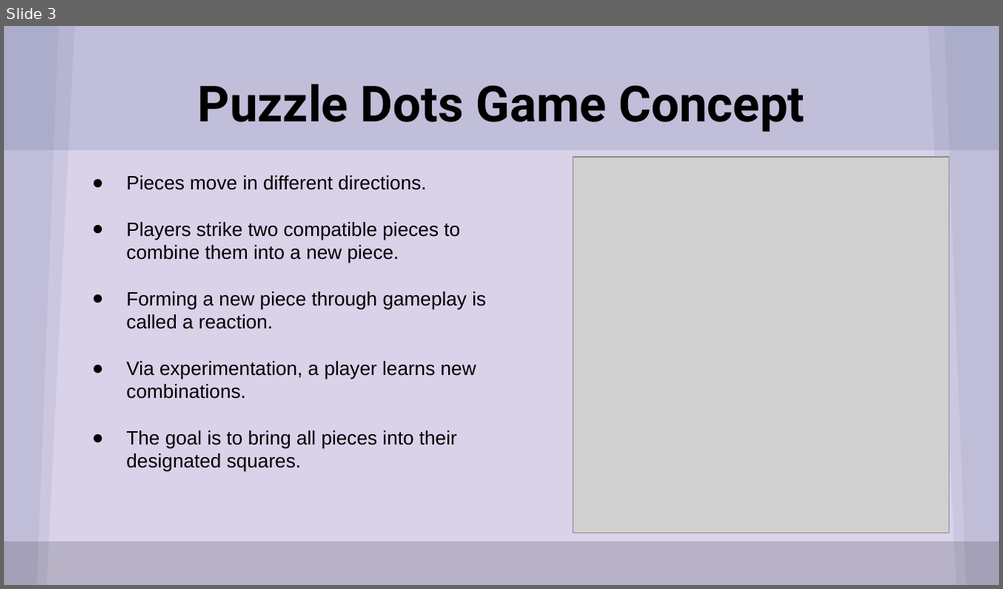
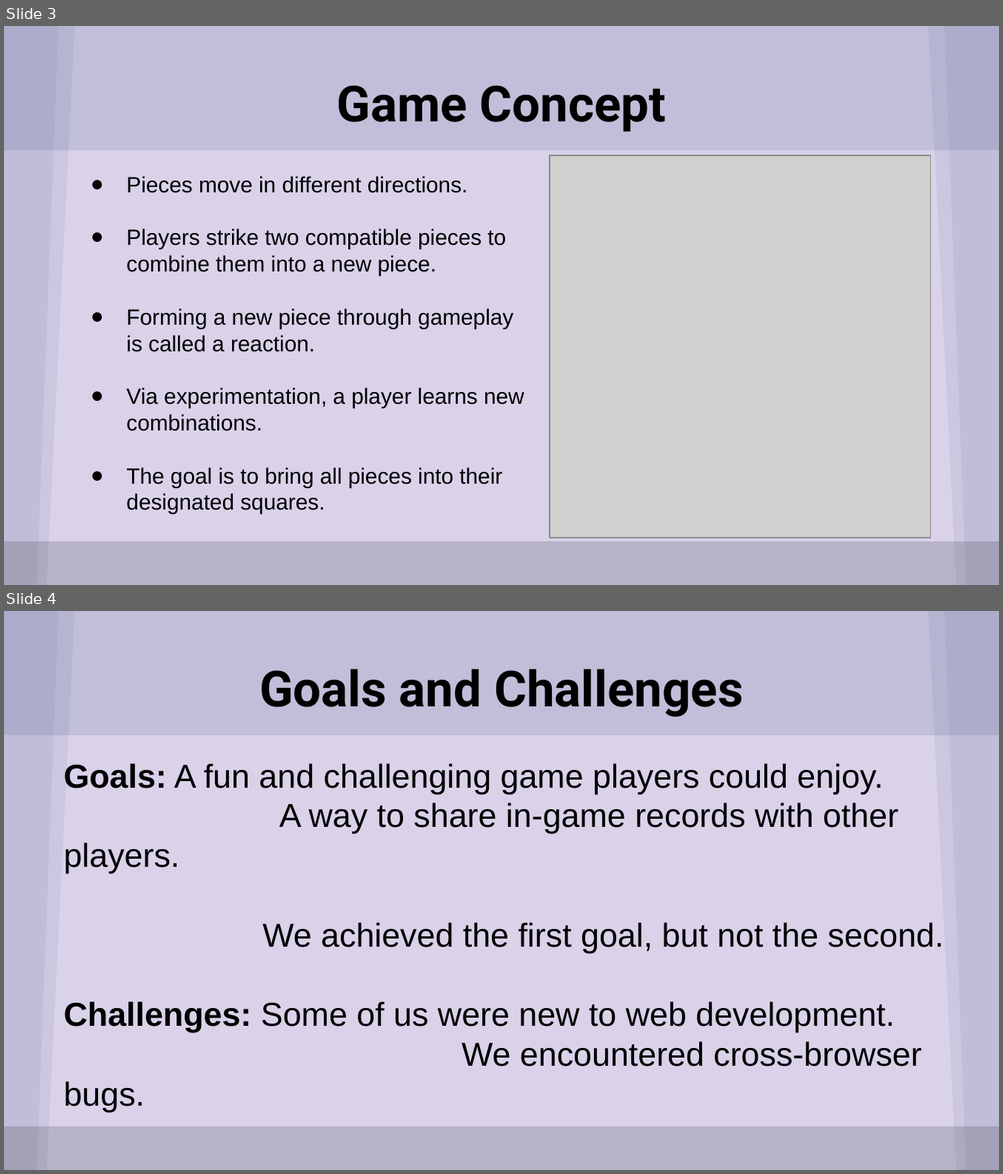
Before and after one commit to JeffreyBPetersen/Llama-Food-Puzzle-Game, a slide deck: docs/CS115 Final Presentation.pptx. Shown one above the other, each under a label of ours: slide 3 before the commit, slides 3 and 4 after it. The pictures are 1003x589 and 1003x1174 pixels, drawn with LibreOffice and Linux fonts; fonts in the diff are those of the drawing; grey boxes stand for pictures. Boxes give left, top, right and bottom in pixels: in the first picture for what was removed or moved away, otherwise in the second. Text is boxed around its words. In the diff, an @@ line names an element or a change of style, - is before the commit and + after.

```diff
--- a/docs/CS115 Final Presentation.pptx
+++ b/docs/CS115 Final Presentation.pptx
@@ slide 4 added at [4, 611, 999, 1170], background #D9D2E9; not listed: 6 template elements that a slide beside it also shows @@
@@ title added at [259, 669, 743, 717], 36 pt, text #000000, bold @@
+Goals and Challenges
@@ text added at [64, 763, 944, 1113], 24 pt, text #000000 @@
+Goals: A fun and challenging game players could enjoy.
+A way to share in-game records with other players.
+We achieved the first goal, but not the second.
+Challenges: Some of us were new to web development.
+We encountered cross-browser bugs.
@@ slide 3 changed as well @@
@@ title at [337, 85, 666, 132]: text changed @@
-Puzzle Dots Game Concept
+Game Concept
@@ picture: place and size @@
-picture at [573, 157, 949, 533]
+picture at [549, 156, 930, 538]
@@ text "Pieces move in different directions." at [126, 176, 524, 514]: size 14 to 16 pt; indent changed @@
```
Also in this commit, not shown: 2 other slides changed, 3 other slides added, 1 slide removed, 3 other files.
